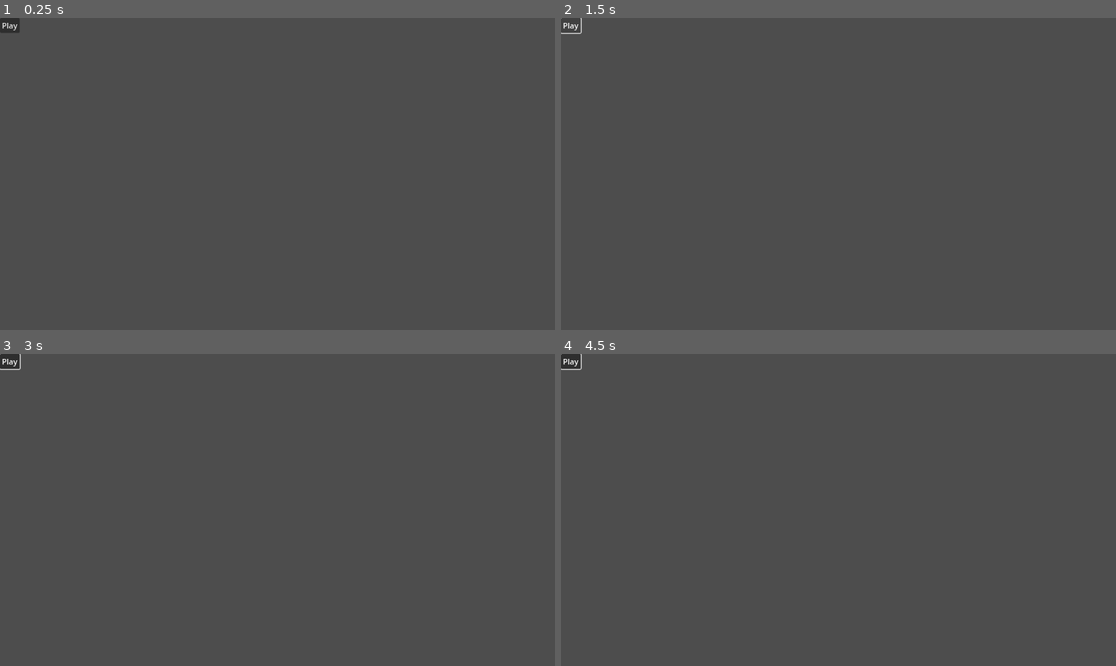
Above: before the commit, frames 1-4 (two rows, left to right).
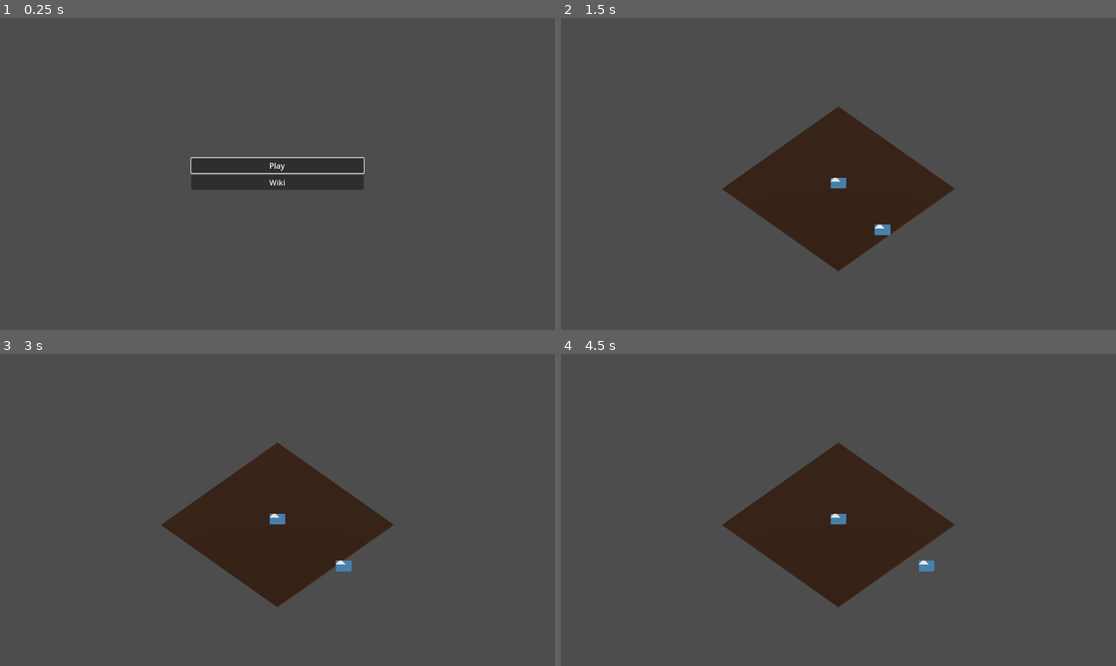
Above: after the commit, the same moments.

Repository: nialsiG/Carthage
Game: Godot game, scene res://Screens/StartScreen.tscn
The game is run twice, just before and just after one commit, with the same random seed, the same clock (stepped at 60 frames per second) and the same inputs. The engine's default icon, where the game draws it, is replaced by a stand-in: a white triangle on a blue panel in a dark square.
Inputs (mouse positions are in pixels of both pictures, inside the frame that each line leads up to):
- Up to frame 1 (0.25 s): no input
- Up to frame 2 (1.5 s): click (838, 183) at 0.5 s, where only the run after the commit has a clickable "Wiki"; click "Play" at 1.25 s
- Up to frame 3 (3 s): click (11, 360) at 2 s, where only the run before the commit has a clickable "Play"; tap Enter at 2.75 s; move the mouse to (399, 494) at 2.77 s; hold D (Right) from 2.78 s (still down); tap W (Top) at 2.85 s; click (399, 494) at 2.92 s
- Up to frame 4 (4.5 s): tap Space at 3.5 s; move the mouse to (727, 525) at 3.52 s; release D (Right) at 3.53 s; hold Down (Down) 3.53-4.28 s; tap W (Top) at 3.6, 4.35 s; tap Enter at 4.25 s; move the mouse to (894, 441) at 4.27 s; hold D (Right) from 4.28 s (still down)

The runs differ from the first frame. In frame 1, 3.3% of the frame differs, in the area x 0-66%, y 0-56%; in frame 2, 11%; in frame 3, 11%; in frame 4, 11%, in the area x 0-71%, y 0-82%.

Commit message:
basic menu

Diff:
--- a/game_jam_carthage/Screens/StartScreen.tscn
+++ b/game_jam_carthage/Screens/StartScreen.tscn
@@ -7,7 +7,40 @@
 
 [node name="CanvasLayer" type="CanvasLayer" parent="."]
 
-[node name="Button" type="Button" parent="CanvasLayer"]
-offset_right = 8.0
-offset_bottom = 8.0
+[node name="StartMenu" type="Control" parent="CanvasLayer"]
+layout_mode = 3
+anchors_preset = 15
+anchor_right = 1.0
+anchor_bottom = 1.0
+grow_horizontal = 2
+grow_vertical = 2
+
+[node name="VBoxContainer" type="VBoxContainer" parent="CanvasLayer/StartMenu"]
+layout_mode = 1
+anchors_preset = 15
+anchor_right = 1.0
+anchor_bottom = 1.0
+offset_left = 397.0
+offset_top = 273.0
+offset_right = -397.0
+offset_bottom = -273.0
+grow_horizontal = 2
+grow_vertical = 2
+alignment = 1
+
+[node name="StartButton" type="Button" parent="CanvasLayer/StartMenu/VBoxContainer"]
+unique_name_in_owner = true
+layout_mode = 2
+focus_neighbor_top = NodePath("../WikiButton")
+focus_neighbor_bottom = NodePath("../WikiButton")
 text = "Play"
+
+[node name="WikiButton" type="Button" parent="CanvasLayer/StartMenu/VBoxContainer"]
+unique_name_in_owner = true
+layout_mode = 2
+focus_neighbor_top = NodePath("../StartButton")
+focus_neighbor_bottom = NodePath("../StartButton")
+text = "Wiki"
+
+[connection signal="pressed" from="CanvasLayer/StartMenu/VBoxContainer/StartButton" to="." method="_on_start_button_pressed"]
+[connection signal="pressed" from="CanvasLayer/StartMenu/VBoxContainer/WikiButton" to="." method="_on_wiki_button_pressed"]
--- a/game_jam_carthage/Screens/start_screen.gd
+++ b/game_jam_carthage/Screens/start_screen.gd
@@ -1,2 +1,15 @@
 extends Node
 class_name StartScreen
+
+@onready var start_button: Button = %StartButton
+@onready var wiki_button: Button = %WikiButton
+@onready var game_scene =  "res://Screens/GameScreen.tscn"
+
+func _ready():
+	start_button.grab_focus()
+
+func _on_start_button_pressed():
+	get_tree().change_scene_to_file(game_scene)
+
+func _on_wiki_button_pressed():
+	pass # Replace with function body.
